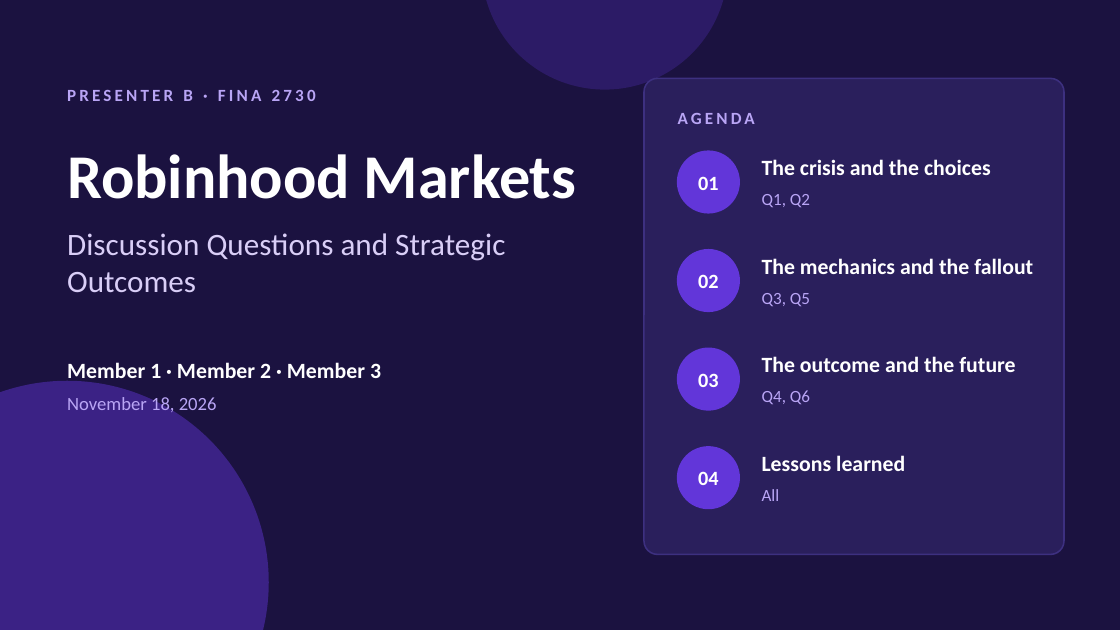
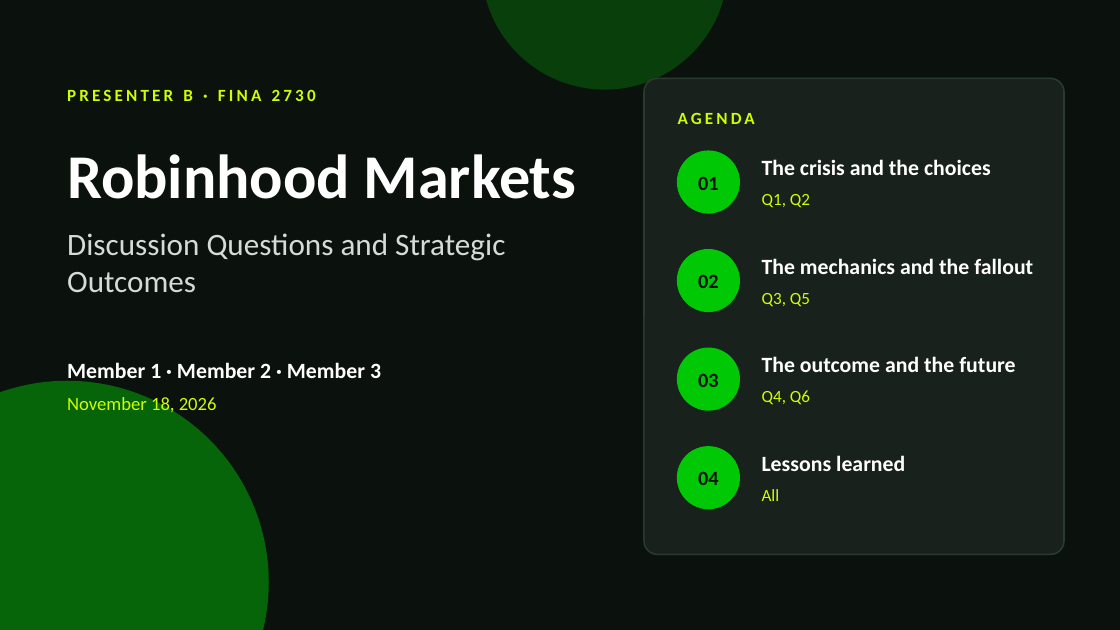
Before and after one commit to melissalcaraz1/DF, a slide deck: slide 1 of robinhood/Robinhood_Member1_Slides.pptx. Drawn at 1120x630 pixels with LibreOffice and Linux fonts; fonts in the diff are those of the drawing. Boxes give left, top, right and bottom in pixels: in the first picture for what was removed or moved away, otherwise in the second. Text is boxed around its words. In the diff, an @@ line names an element or a change of style, - is before the commit and + after.

```diff
--- a/robinhood/Robinhood_Member1_Slides.pptx
+++ b/robinhood/Robinhood_Member1_Slides.pptx
@@ background #1B1240 to #0B120D @@
@@ ellipse at <box>482,0,728,90</box>: fill #6236D9 at 25% opacity to #00C805 at 25% opacity @@
@@ rounded rectangle at <box>644,78,1064,554</box>: fill #2A1F5C to #18211B; outline #3D3080 1 pt to #2B3A2F 1 pt @@
@@ text "Discussion Questions and Strategic Outcomes" at <box>67,233,505,293</box>: text colour #D9CEF7 to #D5DCD6 @@
@@ ellipse at <box>0,381,269,630</box>: fill #6236D9 at 45% opacity to #00C805 at 45% opacity @@
@@ text colour #FFFFFF to #0B120D in 4 elements at <box>698,176,718,190</box>, <box>698,274,718,288</box>, <box>698,373,718,387</box>, <box>698,471,718,485</box> @@
@@ fill #6236D9 to #00C805; outline #6236D9 1 pt to #00C805 1 pt in 4 elements at <box>678,151,739,213</box>, <box>678,250,739,311</box>, <box>678,348,739,410</box>, <box>678,447,739,508</box> @@
@@ text colour #B9A5F5 to #CCFF00 in 7 elements at <box>67,89,316,101</box>, <box>67,395,217,416</box>, <box>678,113,755,124</box>, <box>762,194,810,208</box>, <box>762,293,810,307</box>, <box>762,390,810,405</box>, <box>762,489,780,501</box> @@
```
Also in this commit, not shown: 4 other slides changed, 1 other file.
